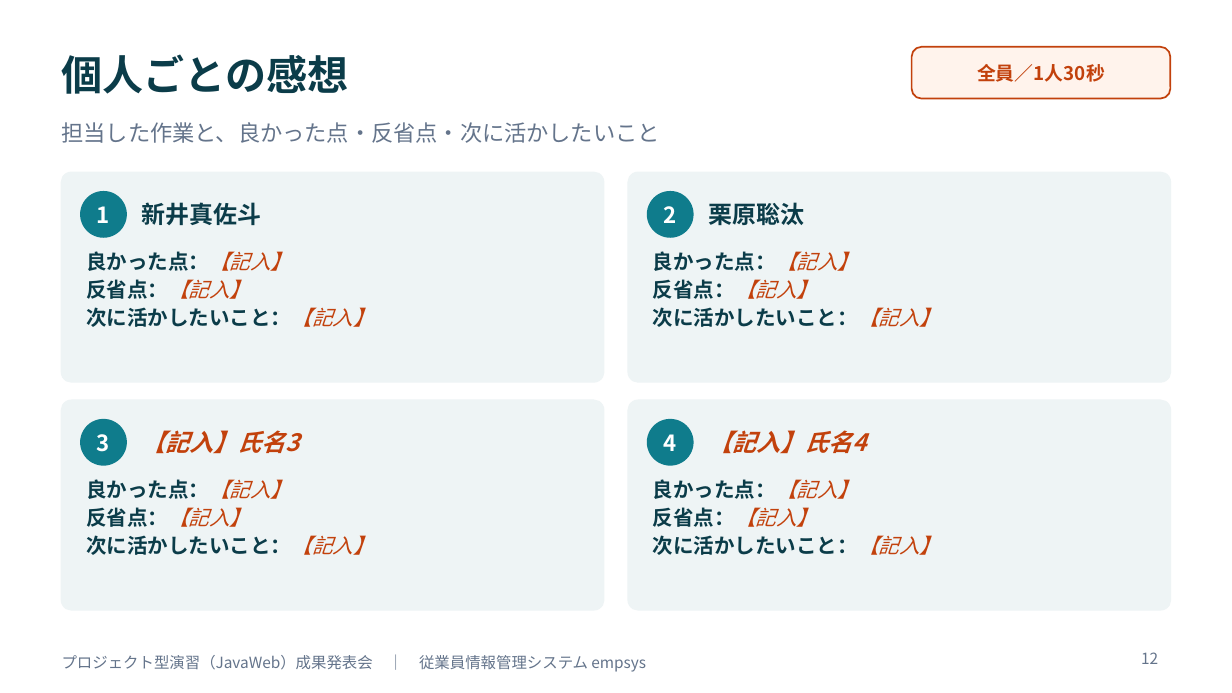
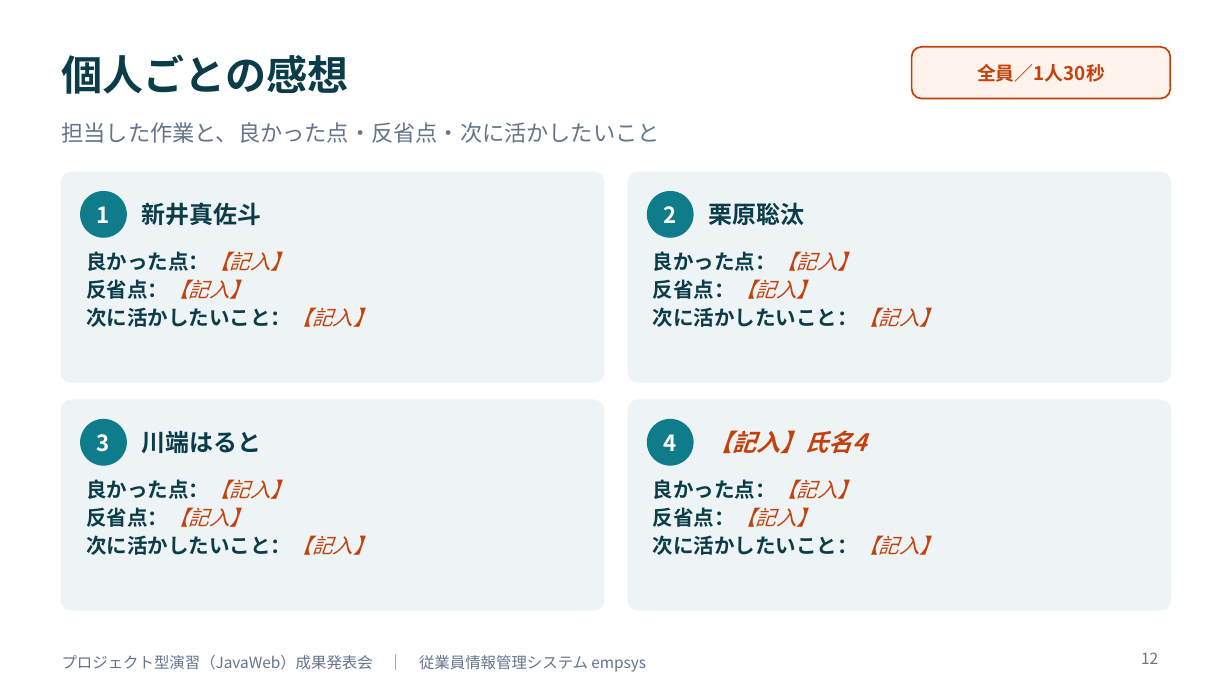
Before and after one commit to amasato1221/web_-application, a slide deck: slide 12 of 成果発表会資料_テンプレート.pptx. Drawn at 1232x693 pixels with LibreOffice and Linux fonts; fonts in the diff are those of the drawing. Boxes give left, top, right and bottom in pixels: in the first picture for what was removed or moved away, otherwise in the second. Text is boxed around its words. In the diff, an @@ line names an element or a change of style, - is before the commit and + after.

```diff
--- a/成果発表会資料_テンプレート.pptx
+++ b/成果発表会資料_テンプレート.pptx
@@ text at [142, 430, 262, 453]: text changed; text colour #C2410C to #0B3C49; italic off @@
-【記入】氏名3
+川端はると
```
Also in this commit, not shown: 3 other slides changed.
